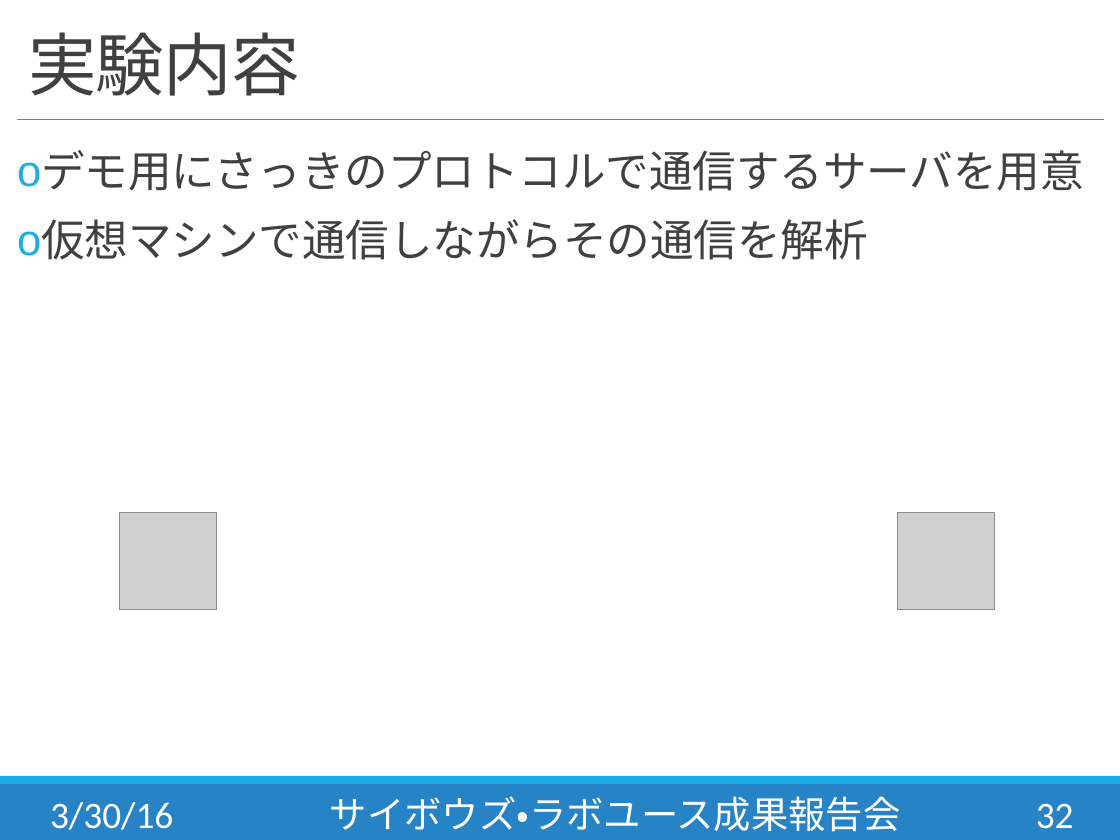
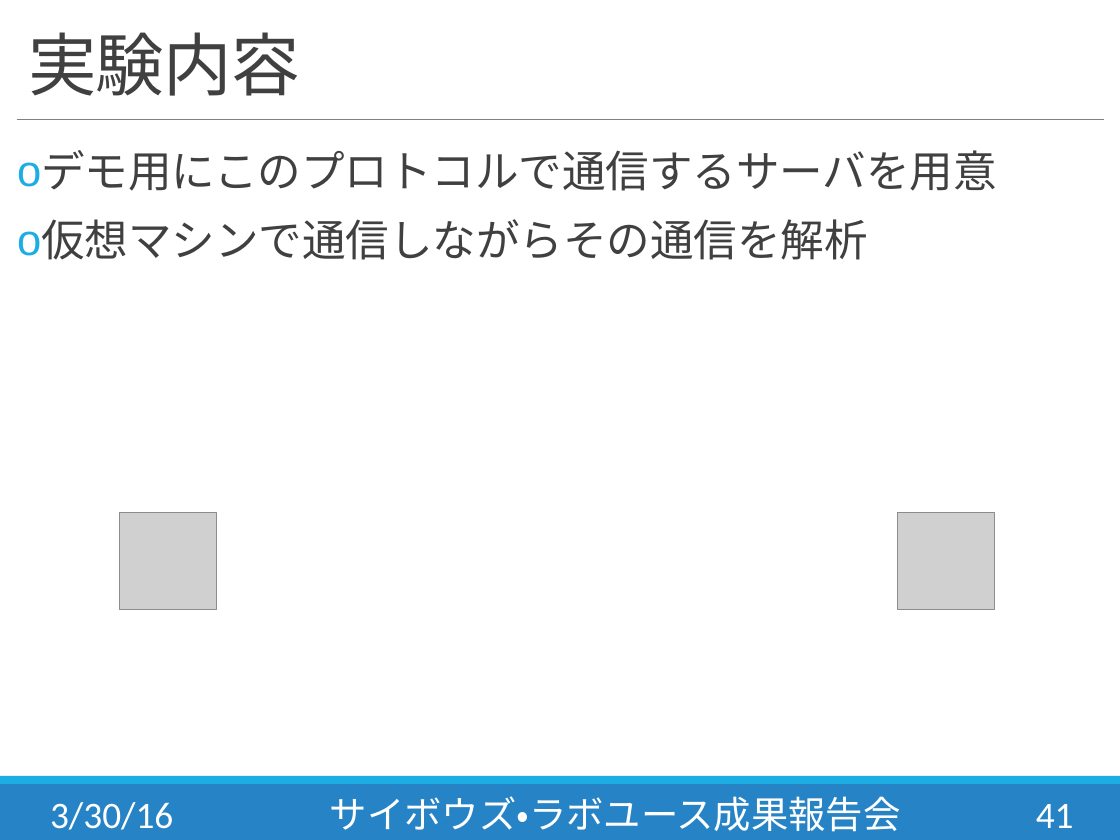
Before and after one commit to slankdev/CybozuLab, a slide deck: slide 41 of docs/presentation/lab5th_slankdev.pptx (slide 32 before the commit). Drawn at 1120x840 pixels with LibreOffice and Linux fonts; fonts in the diff are those of the drawing; grey boxes stand for pictures. Boxes give left, top, right and bottom in pixels: in the first picture for what was removed or moved away, otherwise in the second. Text is boxed around its words. In the diff, an @@ line names an element or a change of style, - is before the commit and + after.

```diff
--- a/docs/presentation/lab5th_slankdev.pptx
+++ b/docs/presentation/lab5th_slankdev.pptx
@@ text at <box>41,150,997,191</box>: text changed @@
-o デモ用にさっきのプロトコルで通信するサーバを用意
+o デモ用にこのプロトコルで通信するサーバを用意
@@ page number at <box>1036,804,1074,828</box>: text changed @@
-32
+41
```
Also in this commit, not shown: 11 other slides changed, 9 slides added, 12 other files.
